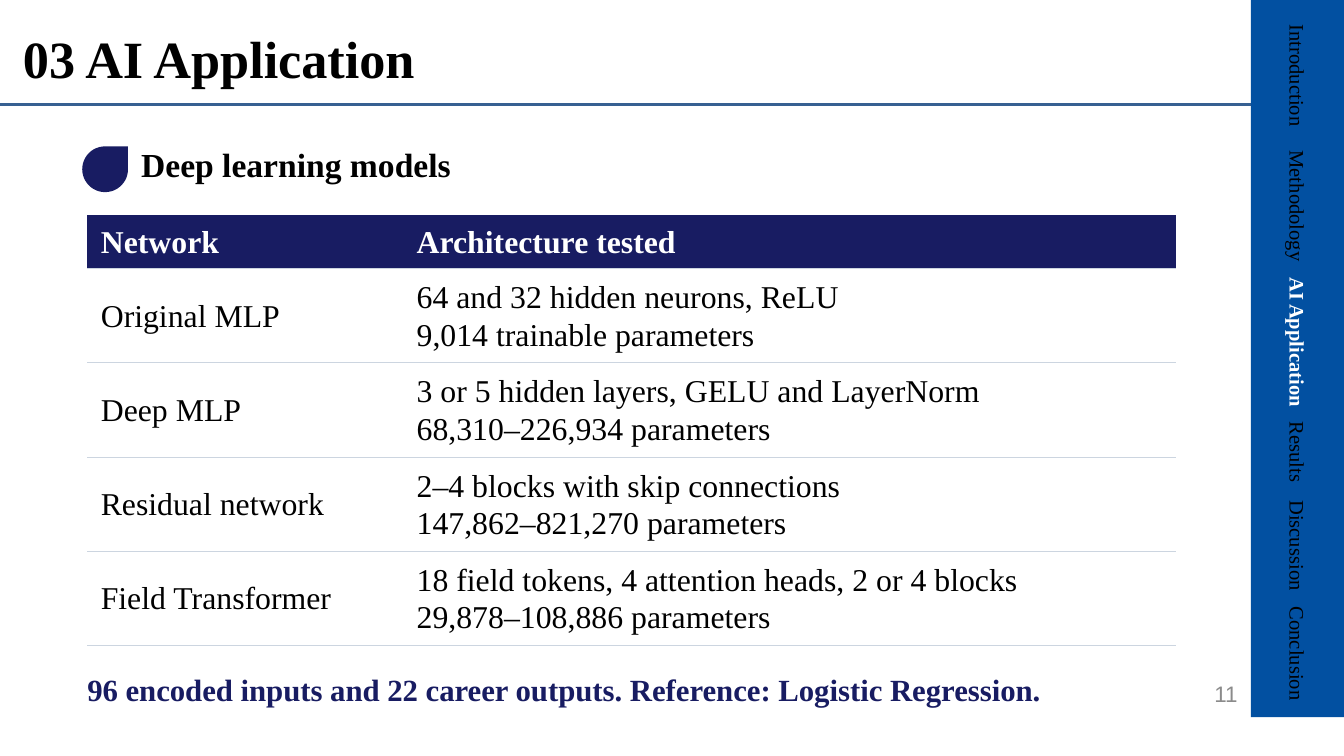
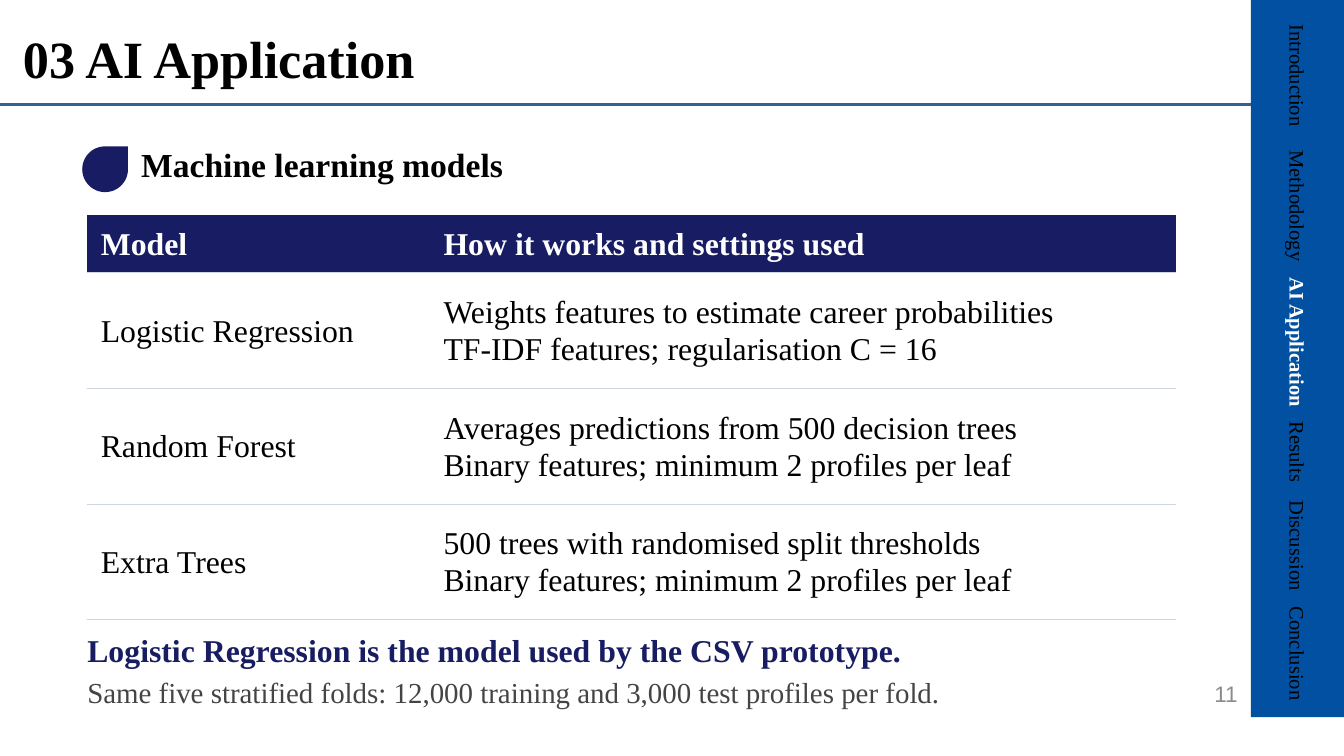
Before and after one commit to NguyenThienAn0610/GP8001-AI-Literacy-Project, a slide deck: slide 11 of presentations/GP8001_GE2_AI_Application_Results.pptx. Drawn at 1344x756 pixels with LibreOffice and Linux fonts; fonts in the diff are those of the drawing; background and template pictures are left out. Boxes give left, top, right and bottom in pixels: in the first picture for what was removed or moved away, otherwise in the second. Text is boxed around its words. In the diff, an @@ line names an element or a change of style, - is before the commit and + after.

```diff
--- a/presentations/GP8001_GE2_AI_Application_Results.pptx
+++ b/presentations/GP8001_GE2_AI_Application_Results.pptx
@@ text at (141,153,503,184): text changed @@
-Deep learning models
+Machine learning models
@@ table at (87,215,1176,620) @@
-row 1: Network | Architecture tested
-row 2: Original MLP | 64 and 32 hidden neurons, ReLU / 9,014 trainable parameters
-row 3: Deep MLP | 3 or 5 hidden layers, GELU and LayerNorm / 68,310–226,934 parameters
-row 4: Residual network | 2–4 blocks with skip connections / 147,862–821,270 parameters
-row 5: Field Transformer | 18 field tokens, 4 attention heads, 2 or 4 blocks / 29,878–108,886 parameters
+row 1: Model | How it works and settings used
+row 2: Logistic Regression | Weights features to estimate career probabilities / TF-IDF features; regularisation C = 16
+row 3: Random Forest | Averages predictions from 500 decision trees / Binary features; minimum 2 profiles per leaf
+row 4: Extra Trees | 500 trees with randomised split thresholds / Binary features; minimum 2 profiles per leaf
@@ text at (87,640,901,668): text changed; size 16.5 to 17 pt @@
-96 encoded inputs and 22 career outputs. Reference: Logistic Regression.
+Logistic Regression is the model used by the CSV prototype.
@@ text added at (87,682,939,709), 15.5 pt, text #444444 @@
+Same five stratified folds: 12,000 training and 3,000 test profiles per fold.
```
Also in this commit, not shown: 1 other slide changed, 7 other files.
